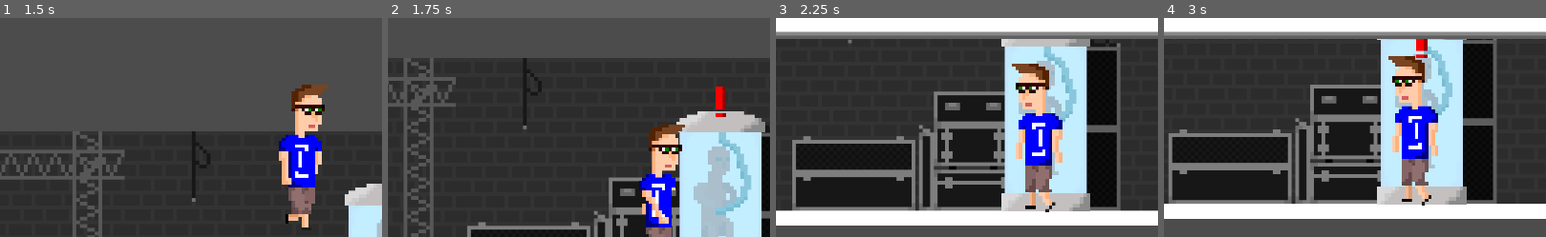
Above: before the commit, frames 1-4 (left to right).
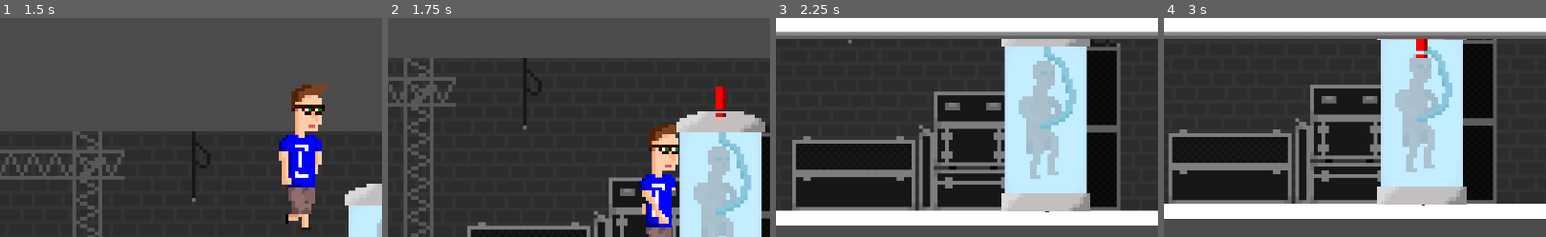
Above: after the commit, the same moments.

Repository: klenganthegame/KlenganTheGame
Game: Godot game, scene res://level/Level1.tscn
Two runs of this game, one before a commit and one after it. Both use one fixed random seed, a clock stepped at 60 frames per second and the inputs below.
Inputs:
- Up to frame 1 (1.5 s): tap Enter (accept) at 0.5, 1.35 s; hold Enter (accept) 0.53-1.28 s; hold D (walk_right) from 0.53 s (still down); tap Space (jump) at 0.77 s
- Up to frame 2 (1.75 s): keep holding D (walk_right); tap Space (jump) at 1.52 s
- Up to frame 3 (2.25 s): release D (walk_right) at 2.03 s; hold A (walk_left) from 2.03 s (still down); hold Enter (accept) from 2.03 s (still down)
- Up to frame 4 (3 s): release A (walk_left) at 2.78 s; release Enter (accept) at 2.78 s; hold D (walk_right) from 2.78 s (still down); tap Enter (accept) at 2.85 s
The pictures show only the part of the screen within x 17-67%, y 23-73%; the shares and areas given below are measured in that part.

Frame 1 is identical in both runs. In frame 2, less than 0.1% of the frame differs, in the area x 75-78%, y 48-61%; in frame 3, 5.2%, in the area x 61-75%, y 20-89%; in frame 4, 5.2%.

Commit message:
updated sample level

Diff:
--- a/level/Level1.tscn
+++ b/level/Level1.tscn
@@ -1,9 +1,10 @@
-[gd_scene load_steps=7 format=2]
+[gd_scene load_steps=8 format=2]
 
 [ext_resource path="res://Sprites/test/Backstage_example.png" type="Texture" id=1]
 [ext_resource path="res://Sprites/Klengan/Walk/6658c1c8d437455b869f1be0ff25527f-7.png" type="Texture" id=2]
-[ext_resource path="res://objects/test/KlenganKlon_test.tscn" type="PackedScene" id=3]
-[ext_resource path="res://objects/level1/Klengan.tscn" type="PackedScene" id=4]
+[ext_resource path="res://objects/level1/Klengan.tscn" type="PackedScene" id=3]
+[ext_resource path="res://objects/mechanics/Interactable.tscn" type="PackedScene" id=4]
+[ext_resource path="res://objects/test/KlenganKlon_test.tscn" type="PackedScene" id=5]
 
 [sub_resource type="RectangleShape2D" id=1]
 extents = Vector2( 1713.54, 10 )
@@ -22,19 +23,47 @@
 texture = ExtResource( 2 )
 
 [node name="StaticBody2D" type="StaticBody2D" parent="."]
+editor/display_folded = true
 
 [node name="CollisionShape2D" type="CollisionShape2D" parent="StaticBody2D"]
 position = Vector2( 377.174, 645.869 )
 shape = SubResource( 1 )
 
-[node name="KlenganKlon_test" parent="." instance=ExtResource( 3 )]
-position = Vector2( 811.771, 510.844 )
-
-[node name="Klengan" parent="." instance=ExtResource( 4 )]
+[node name="Klengan" parent="." instance=ExtResource( 3 )]
 position = Vector2( 338.34, -71.7692 )
 
 [node name="StaticBody2D2" type="StaticBody2D" parent="."]
+editor/display_folded = true
 
 [node name="CollisionShape2D" type="CollisionShape2D" parent="StaticBody2D2"]
 position = Vector2( 809.127, 407.714 )
 shape = SubResource( 2 )
+
+[node name="InteractableSamples" type="Node2D" parent="."]
+
+[node name="Interactable3" parent="InteractableSamples" instance=ExtResource( 4 )]
+position = Vector2( -377.874, 624.659 )
+dialogue = [ "Klengan: Ich glaube es ist nicht die Zeit um da hoch zu klettern." ]
+
+[node name="Interactable" parent="InteractableSamples/Interactable3" instance=ExtResource( 4 )]
+position = Vector2( 233.314, 2.36633 )
+dialogue = [ "Klengan: Das ist aber eine schöne Lampe." ]
+
+[node name="Interactable" parent="InteractableSamples/Interactable3/Interactable" instance=ExtResource( 4 )]
+position = Vector2( 1654.36, -1.75818 )
+dialogue = [ "Klengan: Hm...", "Ein Haufen Beschallungsgeräte..." ]
+
+[node name="Interactable" parent="InteractableSamples/Interactable3/Interactable/Interactable" instance=ExtResource( 4 )]
+position = Vector2( 339.311, -1.75806 )
+dialogue = [ "Klengan: Sieht aus wie eine Tür..." ]
+
+[node name="Interactable" parent="InteractableSamples" instance=ExtResource( 4 )]
+position = Vector2( -899.478, 626.783 )
+dialogue = [ "Klengan: Diesen Schuh kenn ich doch.." ]
+
+[node name="Interactable2" parent="InteractableSamples" instance=ExtResource( 4 )]
+position = Vector2( -1112.53, 626.435 )
+dialogue = [ "Klengan: Was ein schöner Schuh." ]
+
+[node name="KlenganKlon_test" parent="InteractableSamples" instance=ExtResource( 5 )]
+position = Vector2( 811.771, 510.844 )
